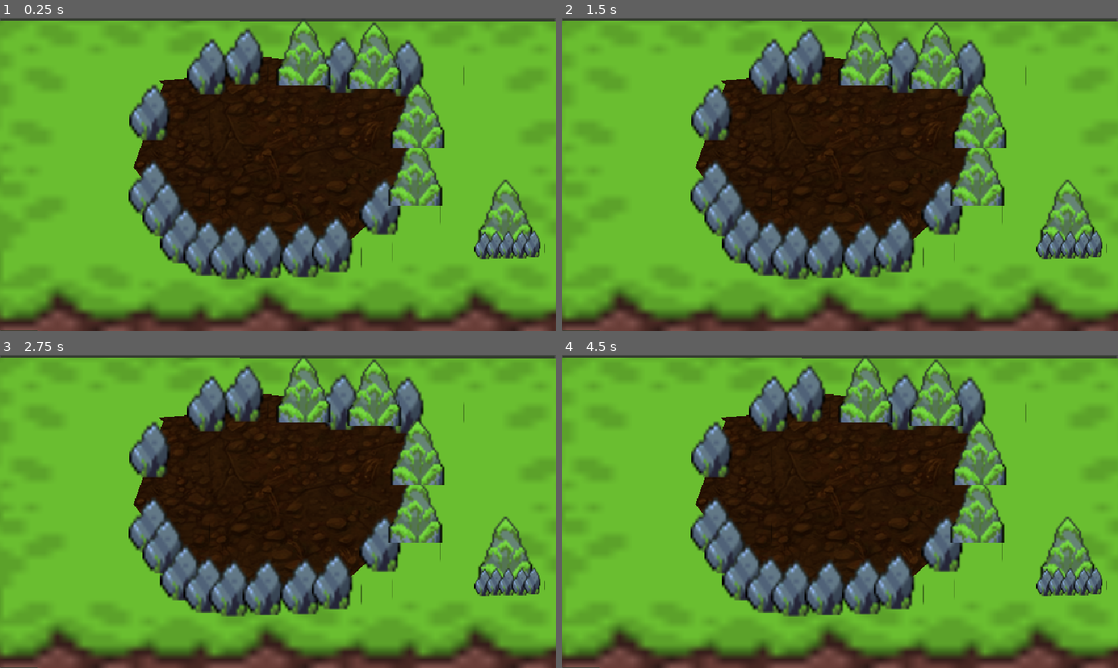
Above: before the commit, frames 1-4 (two rows, left to right).
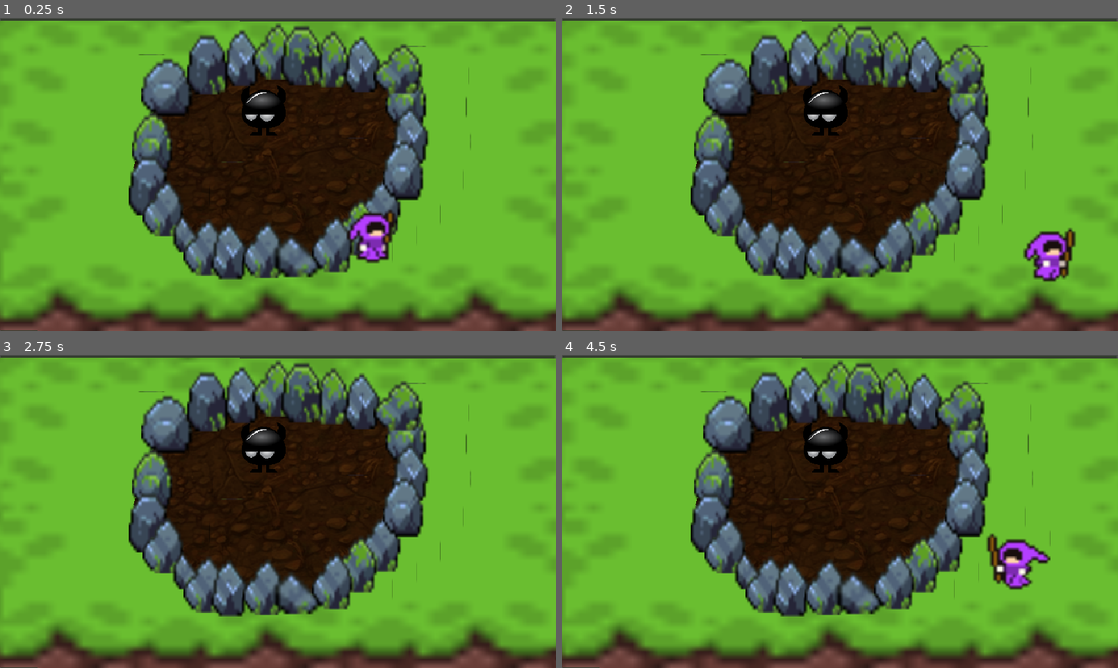
Above: after the commit, the same moments.

Repository: NxTyk/REGEN
Game: Godot game, scene res://world.tscn
Same seed, same stepped clock (60 frames per second), same inputs: the game is played once before the commit and once after it. The project has no main scene, so this scene is started directly.
Inputs:
- Up to frame 1 (0.25 s): no input
- Up to frame 2 (1.5 s): tap Enter at 0.5 s; hold D 0.53-1.28 s; hold S from 1.28 s (still down)
- Up to frame 3 (2.75 s): release S at 2.03 s; hold D from 2.03 s (still down)
- Up to frame 4 (4.5 s): release D at 2.78 s; hold W 2.78-3.53 s; tap Space at 3.5 s; hold A from 3.53 s (still down)

The runs differ from the first frame. In frame 1, 18% of the frame differs, in the area x 23-98%, y 1-84%; in frame 2, 18%; in frame 3, 17%; in frame 4, 18%.

Commit message:
lil_update

Diff:
--- a/regen/world.tscn
+++ b/regen/world.tscn
@@ -3,9 +3,8 @@
 [ext_resource type="Texture2D" uid="uid://bf0ijemw5j4e4" path="res://Assets/Magic ruins/stones/stones.png" id="1_f3sb7"]
 [ext_resource type="Texture2D" uid="uid://bpte8g7vshjdn" path="res://Assets/Magic ruins/ground/grass.png" id="1_tlwt5"]
 [ext_resource type="Texture2D" uid="uid://c8t7u2v17mjds" path="res://Assets/Screenshot 2026-11-14 144612.png" id="2_aqk2v"]
-[ext_resource type="Texture2D" uid="uid://cme1x01sownos" path="res://Assets/Magic ruins/rocks/rocks.png" id="4_aqk2v"]
+[ext_resource type="PackedScene" uid="uid://dbq3guc60040k" path="res://energy.tscn" id="2_fj7yv"]
 [ext_resource type="PackedScene" uid="uid://cmksvi6dxtmhv" path="res://player.tscn" id="3_player"]
-[ext_resource type="PackedScene" uid="uid://dbq3guc60040k" path="res://energy.tscn" id="2_fj7yv"]
 
 [node name="World" type="Node2D" unique_id=1974983953]
 
@@ -51,46 +50,88 @@
 region_rect = Rect2(0, 0, 32, 32)
 
 [node name="Rocktest5" type="Sprite2D" parent="Environment" unique_id=201994199]
-position = Vector2(731, 33.00001)
-scale = Vector2(4.397243, 6.3575664)
-texture = ExtResource("1_f3sb7")
-region_enabled = true
-region_rect = Rect2(0, 0, 32, 32)
+position = Vector2(735.3559, 86.72106)
+scale = Vector2(4.397243, 6.3575664)
+texture = ExtResource("1_f3sb7")
+region_enabled = true
+region_rect = Rect2(32, 96, 32, 32)
 
 [node name="Rocktest7" type="Sprite2D" parent="Environment" unique_id=1925721140]
-position = Vector2(619, 28.000002)
-scale = Vector2(4.397243, 6.3575664)
-texture = ExtResource("1_f3sb7")
-region_enabled = true
-region_rect = Rect2(0, 0, 32, 32)
+position = Vector2(660, 27)
+scale = Vector2(4.397243, 6.3575664)
+texture = ExtResource("1_f3sb7")
+region_enabled = true
+region_rect = Rect2(0, 32, 32, 32)
 
 [node name="Rocktest10" type="Sprite2D" parent="Environment" unique_id=1660722095]
-position = Vector2(453.99997, 13)
-scale = Vector2(4.397243, 6.3575664)
-texture = ExtResource("1_f3sb7")
-region_enabled = true
-region_rect = Rect2(0, 0, 32, 32)
+position = Vector2(453.3559, 15.721062)
+scale = Vector2(4.397243, 6.3575664)
+texture = ExtResource("1_f3sb7")
+region_enabled = true
+region_rect = Rect2(0, 32, 32, 32)
+
+[node name="Rocktest24" type="Sprite2D" parent="Environment" unique_id=283785323]
+position = Vector2(506.99997, 5.000002)
+scale = Vector2(4.397243, 6.3575664)
+texture = ExtResource("1_f3sb7")
+region_enabled = true
+region_rect = Rect2(0, 64, 32, 32)
+
+[node name="Rocktest25" type="Sprite2D" parent="Environment" unique_id=2147365634]
+position = Vector2(602, 18.000002)
+scale = Vector2(4.397243, 6.3575664)
+texture = ExtResource("1_f3sb7")
+region_enabled = true
+region_rect = Rect2(0, 64, 32, 32)
+
+[node name="Rocktest11" type="Sprite2D" parent="Environment" unique_id=327434676]
+position = Vector2(743.35596, 149.72104)
+scale = Vector2(4.397243, 6.3575664)
+texture = ExtResource("1_f3sb7")
+region_enabled = true
+region_rect = Rect2(0, 32, 32, 32)
+
+[node name="Rocktest14" type="Sprite2D" parent="Environment" unique_id=306249554]
+position = Vector2(331.32205, 71.139465)
+scale = Vector2(5.5423727, 6.1787825)
+texture = ExtResource("1_f3sb7")
+region_enabled = true
+region_rect = Rect2(32, 32, 32, 32)
+
+[node name="Rocktest23" type="Sprite2D" parent="Environment" unique_id=1870504261]
+position = Vector2(730.35596, 212.72104)
+scale = Vector2(4.397243, 6.3575664)
+texture = ExtResource("1_f3sb7")
+region_enabled = true
+region_rect = Rect2(32, 32, 32, 32)
 
 [node name="Rocktest12" type="Sprite2D" parent="Environment" unique_id=1245210482]
 position = Vector2(393.00003, 31.000004)
 scale = Vector2(4.397243, 6.3575664)
 texture = ExtResource("1_f3sb7")
 region_enabled = true
-region_rect = Rect2(0, 0, 32, 32)
+region_rect = Rect2(32, 0, 32, 32)
 
 [node name="Rocktest13" type="Sprite2D" parent="Environment" unique_id=1514154160]
-position = Vector2(293, 110)
-scale = Vector2(4.397243, 6.3575664)
-texture = ExtResource("1_f3sb7")
-region_enabled = true
-region_rect = Rect2(0, 0, 32, 32)
+position = Vector2(297.3559, 163.72105)
+scale = Vector2(4.397243, 6.3575664)
+texture = ExtResource("1_f3sb7")
+region_enabled = true
+region_rect = Rect2(32, 96, 32, 32)
+
+[node name="Rocktest26" type="Sprite2D" parent="Environment" unique_id=1874335627]
+position = Vector2(556, 15.000002)
+scale = Vector2(4.3972425, 6.357566)
+texture = ExtResource("1_f3sb7")
+region_enabled = true
+region_rect = Rect2(32, 64, 32, 32)
 
 [node name="Rocktest15" type="Sprite2D" parent="Environment" unique_id=1095378708]
 position = Vector2(292.00003, 240.00002)
 scale = Vector2(4.397243, 6.3575664)
 texture = ExtResource("1_f3sb7")
 region_enabled = true
-region_rect = Rect2(0, 0, 32, 32)
+region_rect = Rect2(32, 0, 32, 32)
 
 [node name="Rocktest16" type="Sprite2D" parent="Environment" unique_id=1919010573]
 position = Vector2(316, 276)
@@ -99,12 +140,26 @@
 region_enabled = true
 region_rect = Rect2(0, 0, 32, 32)
 
+[node name="Rocktest24" type="Sprite2D" parent="Environment/Rocktest16" unique_id=2045658305]
+position = Vector2(75.95668, 5.033375)
+scale = Vector2(0.99999994, 0.99999994)
+texture = ExtResource("1_f3sb7")
+region_enabled = true
+region_rect = Rect2(0, 64, 32, 32)
+
+[node name="Rocktest25" type="Sprite2D" parent="Environment/Rocktest16" unique_id=1098165771]
+position = Vector2(93.695076, -36.96383)
+scale = Vector2(1.1797167, 0.8784859)
+texture = ExtResource("1_f3sb7")
+region_enabled = true
+region_rect = Rect2(0, 64, 32, 32)
+
 [node name="Rocktest17" type="Sprite2D" parent="Environment" unique_id=1221612815]
-position = Vector2(347, 322.00003)
-scale = Vector2(4.397243, 6.3575664)
-texture = ExtResource("1_f3sb7")
-region_enabled = true
-region_rect = Rect2(0, 0, 32, 32)
+position = Vector2(357, 303.00003)
+scale = Vector2(4.397243, 6.3575664)
+texture = ExtResource("1_f3sb7")
+region_enabled = true
+region_rect = Rect2(96, 0, 32, 32)
 
 [node name="Rocktest18" type="Sprite2D" parent="Environment" unique_id=910626345]
 position = Vector2(387, 343.00003)
@@ -118,7 +173,7 @@
 scale = Vector2(4.397243, 6.3575664)
 texture = ExtResource("1_f3sb7")
 region_enabled = true
-region_rect = Rect2(0, 0, 32, 32)
+region_rect = Rect2(0, 32, 32, 32)
 
 [node name="Rocktest20" type="Sprite2D" parent="Environment" unique_id=317335341]
 position = Vector2(489, 348)
@@ -128,45 +183,11 @@
 region_rect = Rect2(0, 0, 32, 32)
 
 [node name="Rocktest21" type="Sprite2D" parent="Environment" unique_id=829310762]
-position = Vector2(554, 346)
-scale = Vector2(4.397243, 6.3575664)
-texture = ExtResource("1_f3sb7")
-region_enabled = true
-region_rect = Rect2(0, 0, 32, 32)
-
-[node name="ROCKKKK" type="Sprite2D" parent="Environment" unique_id=39084269]
-position = Vector2(873, 328)
-scale = Vector2(3.304195, 4.070801)
-texture = ExtResource("4_aqk2v")
-region_enabled = true
-region_rect = Rect2(0, 0, 32, 32)
-
-[node name="ROCKKKK2" type="Sprite2D" parent="Environment" unique_id=328475014]
-position = Vector2(717, 259)
-scale = Vector2(3.304195, 4.070801)
-texture = ExtResource("4_aqk2v")
-region_enabled = true
-region_rect = Rect2(0, 0, 32, 32)
-
-[node name="ROCKKKK4" type="Sprite2D" parent="Environment" unique_id=674855380]
-position = Vector2(646, 57)
-scale = Vector2(3.304195, 4.070801)
-texture = ExtResource("4_aqk2v")
-region_enabled = true
-region_rect = Rect2(0, 0, 32, 32)
-
-[node name="ROCKKKK5" type="Sprite2D" parent="Environment" unique_id=1331119961]
-position = Vector2(524, 51)
-scale = Vector2(3.304195, 4.070801)
-texture = ExtResource("4_aqk2v")
-region_enabled = true
-region_rect = Rect2(0, 0, 32, 32)
-
-[node name="ROCKKKK3" type="Sprite2D" parent="Environment/ROCKKKK5" unique_id=1571430173]
-position = Vector2(59.621185, 26.776058)
-texture = ExtResource("4_aqk2v")
-region_enabled = true
-region_rect = Rect2(0, 0, 32, 32)
+position = Vector2(578.5, 331.86053)
+scale = Vector2(7.9687495, 7.241283)
+texture = ExtResource("1_f3sb7")
+region_enabled = true
+region_rect = Rect2(96, 0, 32, 32)
 
 [node name="Rocktest22" type="Sprite2D" parent="Environment" unique_id=455730863]
 position = Vector2(608, 337.00003)
@@ -175,43 +196,10 @@
 region_enabled = true
 region_rect = Rect2(0, 0, 32, 32)
 
-[node name="Rocktest4" type="Sprite2D" parent="Environment/Rocktest22" unique_id=2106989454]
-position = Vector2(54.579666, 4.5614815)
-scale = Vector2(0.4076123, 0.49016926)
-texture = ExtResource("1_f3sb7")
-region_enabled = true
-region_rect = Rect2(0, 0, 32, 32)
-
-[node name="Rocktest5" type="Sprite2D" parent="Environment/Rocktest22" unique_id=1722876775]
-position = Vector2(59.127956, 4.404198)
-scale = Vector2(0.4076123, 0.49016926)
-texture = ExtResource("1_f3sb7")
-region_enabled = true
-region_rect = Rect2(0, 0, 32, 32)
-
-[node name="Rocktest6" type="Sprite2D" parent="Environment/Rocktest22" unique_id=1425351930]
-position = Vector2(63.903675, 4.404198)
-scale = Vector2(0.4076123, 0.49016926)
-texture = ExtResource("1_f3sb7")
-region_enabled = true
-region_rect = Rect2(0, 0, 32, 32)
-
-[node name="Rocktest7" type="Sprite2D" parent="Environment/Rocktest22" unique_id=222706598]
-position = Vector2(69.134224, 4.404198)
-scale = Vector2(0.4076123, 0.49016926)
-texture = ExtResource("1_f3sb7")
-region_enabled = true
-region_rect = Rect2(0, 0, 32, 32)
-
-[node name="Rocktest8" type="Sprite2D" parent="Environment/Rocktest22" unique_id=1862994529]
-position = Vector2(73.90994, 4.2469053)
-scale = Vector2(0.4076123, 0.49016926)
-texture = ExtResource("1_f3sb7")
-region_enabled = true
-region_rect = Rect2(0, 0, 32, 32)
+[node name="Energy" parent="." unique_id=2010203909 instance=ExtResource("2_fj7yv")]
+z_index = 100
+position = Vector2(455, 159)
 
 [node name="Player" parent="." unique_id=1574593903 instance=ExtResource("3_player")]
-position = Vector2(480, 270)
-
-[node name="Energy" parent="." unique_id=2010203909 instance=ExtResource("2_fj7yv")]
-position = Vector2(350, 250)
+z_index = 100
+position = Vector2(454, 159)
